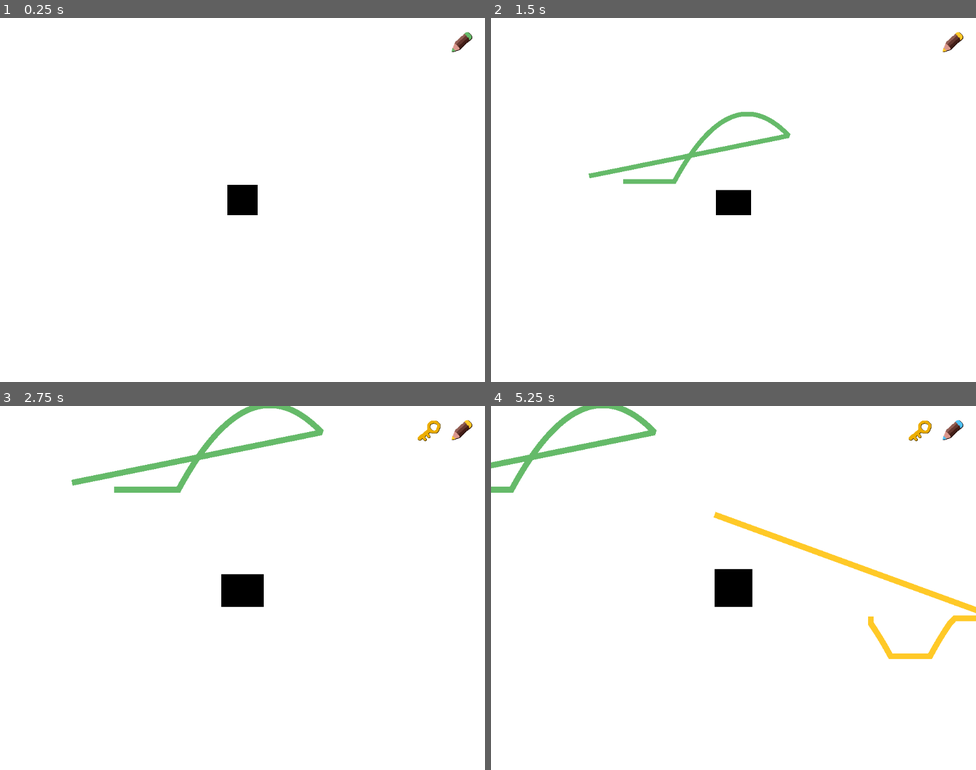
Above: before the commit, frames 1-4 (two rows, left to right).
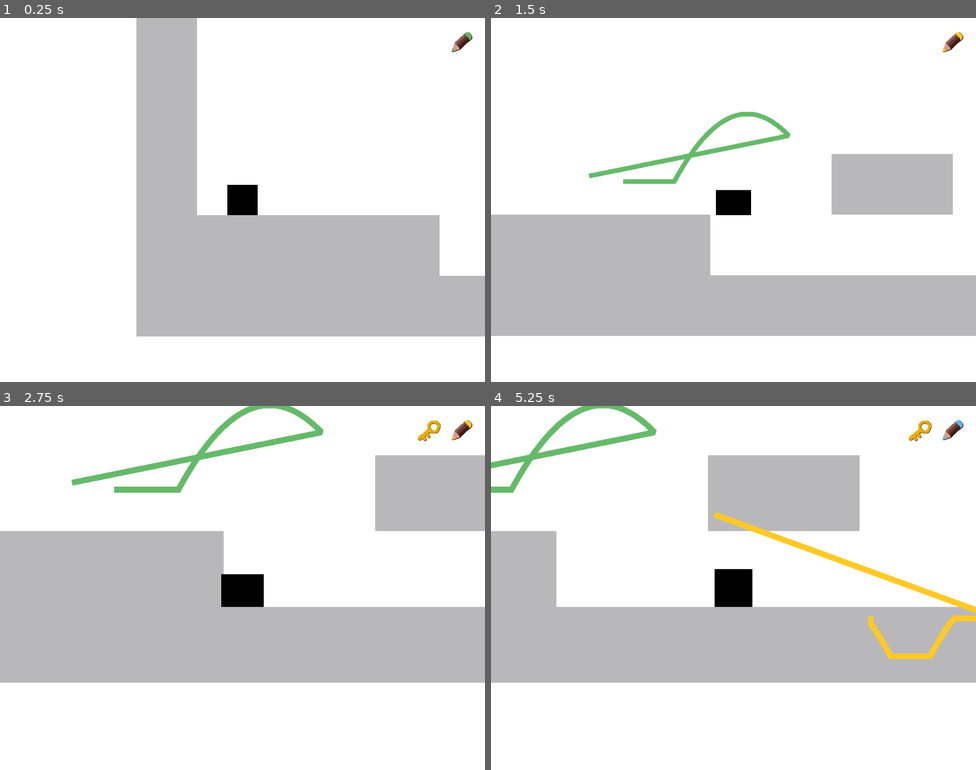
Above: after the commit, the same moments.

Repository: igaryhe/LD45
Game: Godot game, scene res://Level6.tscn
Two runs of this game, one before a commit and one after it. Both use one fixed random seed, a clock stepped at 60 frames per second and the inputs below. This scene is started directly instead of the project's main scene. Sound files missing from this copy of the repository are replaced by a short silence.
Inputs (mouse positions are in pixels of both pictures, inside the frame that each line leads up to):
- Up to frame 1 (0.25 s): no input
- Up to frame 2 (1.5 s): tap Enter at 0.5 s; move the mouse to (840, 181) at 0.52 s; press the mouse at (840, 181) at 0.53 s; hold Right (ui_right) from 0.53 s (still down); tap Space (jump) at 0.77 s; move the mouse to (636, 218) at 1.27 s; release the mouse at (636, 218) at 1.28 s; tap C (switch_color) at 1.35 s
- Up to frame 3 (2.75 s): tap Space (jump) at 1.52 s; move the mouse to (291, 507) at 2.02 s; release Right (ui_right) at 2.03 s; hold Left (ui_left) from 2.03 s (still down); hold Mouse wheel up (zoom_in) from 2.03 s (still down)
- Up to frame 4 (5.25 s): move the mouse to (709, 660) at 2.77 s; release Left (ui_left) at 2.78 s; release Mouse wheel up (zoom_in) at 2.78 s; hold Right (ui_right) 2.78-4.28 s; tap Mouse wheel down (zoom_out) at 2.85 s; tap Space (jump) at 3.02, 3.77, 4.52 s; move the mouse to (879, 642) at 3.52 s; press the mouse at (879, 642) at 3.53 s; move the mouse to (588, 533) at 4.27 s; release the mouse at (588, 533) at 4.28 s; hold Left (ui_left) 4.28-5.03 s; tap C (switch_color) at 4.35 s; move the mouse to (757, 588) at 5.02 s; hold Right (ui_right) from 5.03 s (still down); hold Mouse wheel up (zoom_in) from 5.03 s (still down)

The runs differ from the first frame. In frame 1, 29% of the frame differs, in the area x 28-100%, y 0-88%; in frame 2, 28%; in frame 3, 35%, in the area x 0-100%, y 13-76%; in frame 4, 29%.

Commit message:
level6

Diff:
--- a/Level6.tscn
+++ b/Level6.tscn
@@ -13,10 +13,9 @@
 position = Vector2( 1426, 512 )
 
 [node name="TileMap" type="TileMap" parent="."]
-visible = false
 tile_set = ExtResource( 2 )
 format = 1
-tile_data = PoolIntArray( -196586, 1, 0, -196585, 1, 0, -196584, 1, 0, -196583, 1, 0, -196582, 1, 0, -131050, 1, 0, -131049, 1, 0, -131048, 1, 0, -131047, 1, 0, -131046, 1, 0, -65514, 1, 0, -65513, 1, 0, -65512, 1, 0, -65511, 1, 0, -65510, 1, 0, 65534, 1, 0, 65535, 1, 0, 22, 1, 0, 23,  …(2075 unchanged characters)…
+tile_data = PoolIntArray( 65534, 1, 0, 65535, 1, 0, 22, 1, 0, 23,  …(2075 unchanged characters)…
 
 [node name="Flag" parent="." instance=ExtResource( 3 )]
 position = Vector2( 1551, 544 )
